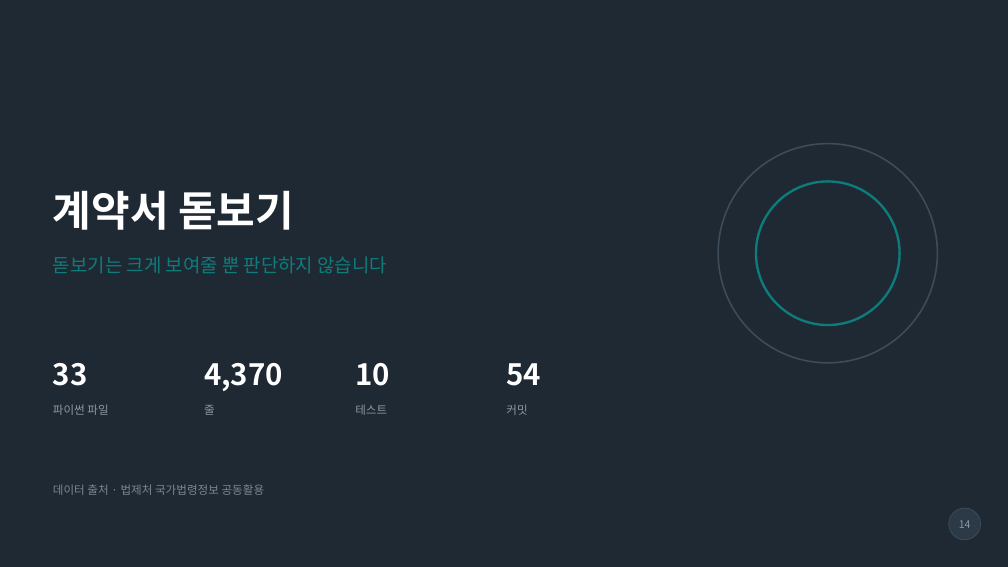
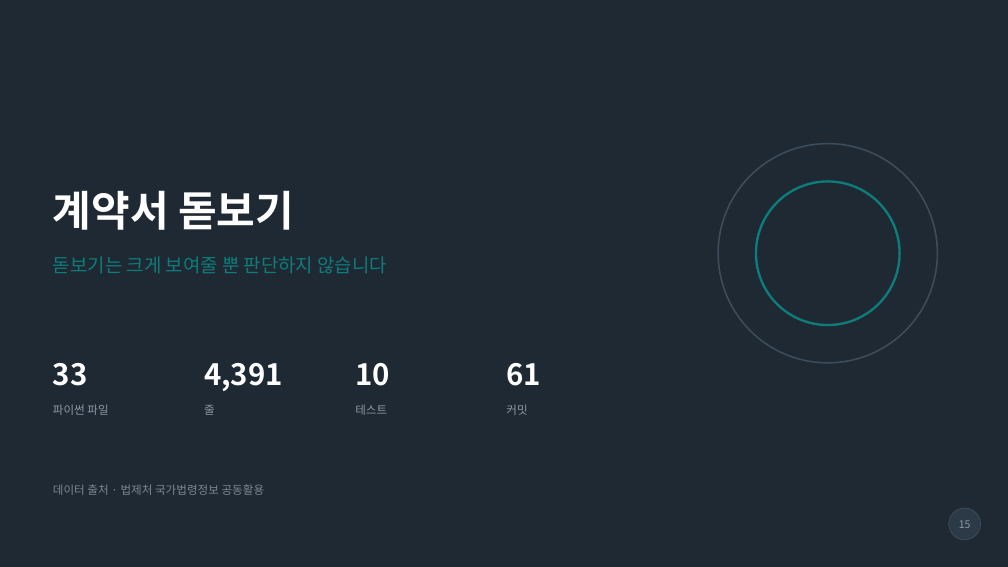
Before and after one commit to ASYNCGUY-dot/contract-lens, a slide deck: slide 15 of docs/계약서돋보기_발표_최지수.pptx (slide 14 before the commit). Drawn at 1008x567 pixels with LibreOffice and Linux fonts; fonts in the diff are those of the drawing. Boxes give left, top, right and bottom in pixels: in the first picture for what was removed or moved away, otherwise in the second. Text is boxed around its words. In the diff, an @@ line names an element or a change of style, - is before the commit and + after.

```diff
--- a/docs/계약서돋보기_발표_최지수.pptx
+++ b/docs/계약서돋보기_발표_최지수.pptx
@@ text at [204,363,283,391]: text changed @@
-4,370
+4,391
@@ text at [506,363,541,386]: text changed @@
-54
+61
@@ text at [959,520,971,528]: text changed @@
-14
+15
```
Also in this commit, not shown: 2 other slides changed, 1 slide added, 4 other files.
